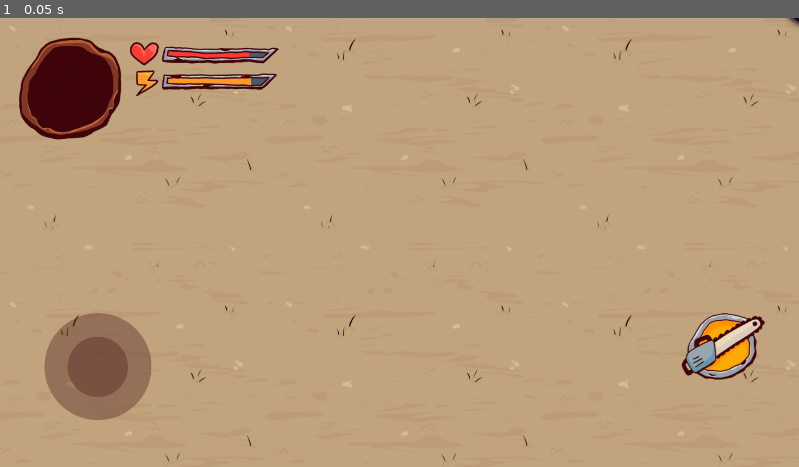
Above: before the commit, frame 1.
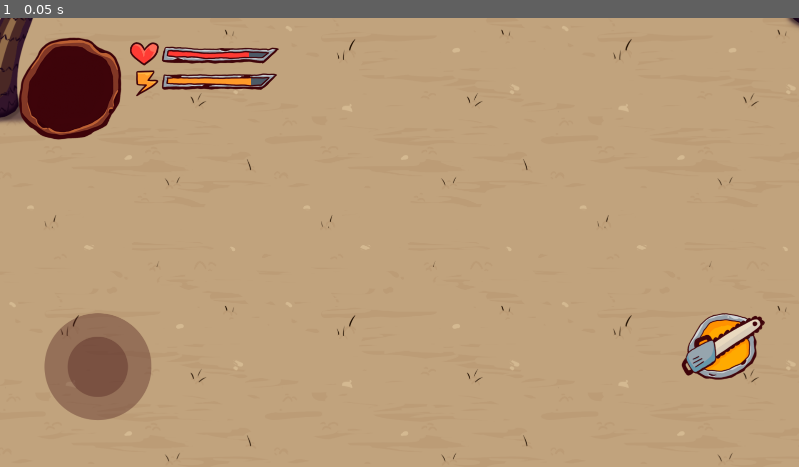
Above: after the commit, the same moment.

Repository: ezhor/Sevijam-4
Game: Godot game, scene res://Scenes/main.tscn
The game is run twice, just before and just after one commit, with the same random seed, the same clock (stepped at 60 frames per second) and the same inputs.
Inputs:
- Up to frame 1 (0.05 s): no input

The runs differ from the first frame. In frame 1, 0.6% of the frame differs, in the area x 0-100%, y 0-24%.

Commit message:
Y sorting

Diff:
--- a/Scenes/main.tscn
+++ b/Scenes/main.tscn
@@ -26,6 +26,7 @@
 sources/0 = SubResource("TileSetAtlasSource_8gbba")
 
 [node name="Main" type="Node2D"]
+y_sort_enabled = true
 
 [node name="Floor" type="TileMapLayer" parent="."]
 position = Vector2(15, -7)
@@ -33,30 +34,42 @@
 tile_set = SubResource("TileSet_jjvhh")
 
 [node name="Hair" type="Node2D" parent="Floor"]
-position = Vector2(-2000, 0)
+position = Vector2(-2000, 2)
 
 [node name="Sprite2D" type="Sprite2D" parent="Floor/Hair"]
+z_index = 1
 texture = ExtResource("2_jjvhh")
 offset = Vector2(0, -500)
 
 [node name="Hair2" type="Node2D" parent="Floor"]
-position = Vector2(2000, 0)
+position = Vector2(2000, 2)
 
 [node name="Sprite2D" type="Sprite2D" parent="Floor/Hair2"]
+z_index = 1
 texture = ExtResource("2_jjvhh")
 offset = Vector2(0, -500)
 
 [node name="Hair3" type="Node2D" parent="Floor"]
-position = Vector2(0, 2000)
+position = Vector2(0, 2002)
 
 [node name="Sprite2D" type="Sprite2D" parent="Floor/Hair3"]
+z_index = 1
 texture = ExtResource("2_jjvhh")
 offset = Vector2(0, -500)
 
 [node name="Hair4" type="Node2D" parent="Floor"]
-position = Vector2(0, -2000)
+position = Vector2(0, -1998)
 
 [node name="Sprite2D" type="Sprite2D" parent="Floor/Hair4"]
+z_index = 1
+texture = ExtResource("2_jjvhh")
+offset = Vector2(0, -500)
+
+[node name="Hair5" type="Node2D" parent="Floor"]
+position = Vector2(33, 221)
+
+[node name="Sprite2D" type="Sprite2D" parent="Floor/Hair5"]
+z_index = 1
 texture = ExtResource("2_jjvhh")
 offset = Vector2(0, -500)
 
--- a/Scripts/AbstractPlayer.gd
+++ b/Scripts/AbstractPlayer.gd
@@ -13,4 +13,7 @@
 
 func initialize(new_identity: int):
 	identity = new_identity
-	sprite.modulate = IdentityManager.colors[new_identity]
+	sprite.modulate = IdentityManager.colors[team()]
+
+func team():
+	return identity % 2
--- a/Scripts/IdentityManager.gd
+++ b/Scripts/IdentityManager.gd
@@ -12,7 +12,7 @@
 
 	playerReference = player.instantiate() as Player
 	playerReference.initialize(identity)
-	add_child(playerReference)
+	get_tree().get_root().get_node("Main").add_child(playerReference)
 	_on_identity_ready.emit()
 
 signal _on_identity_ready()
